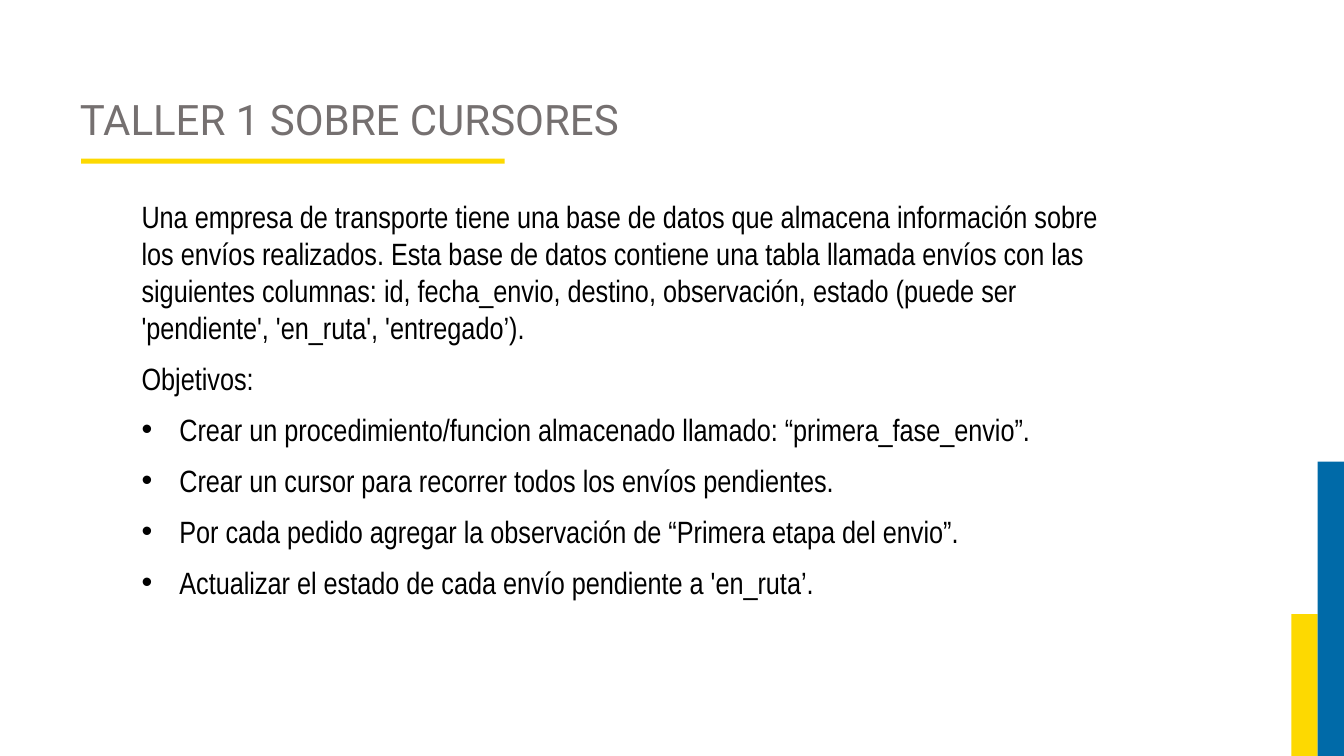
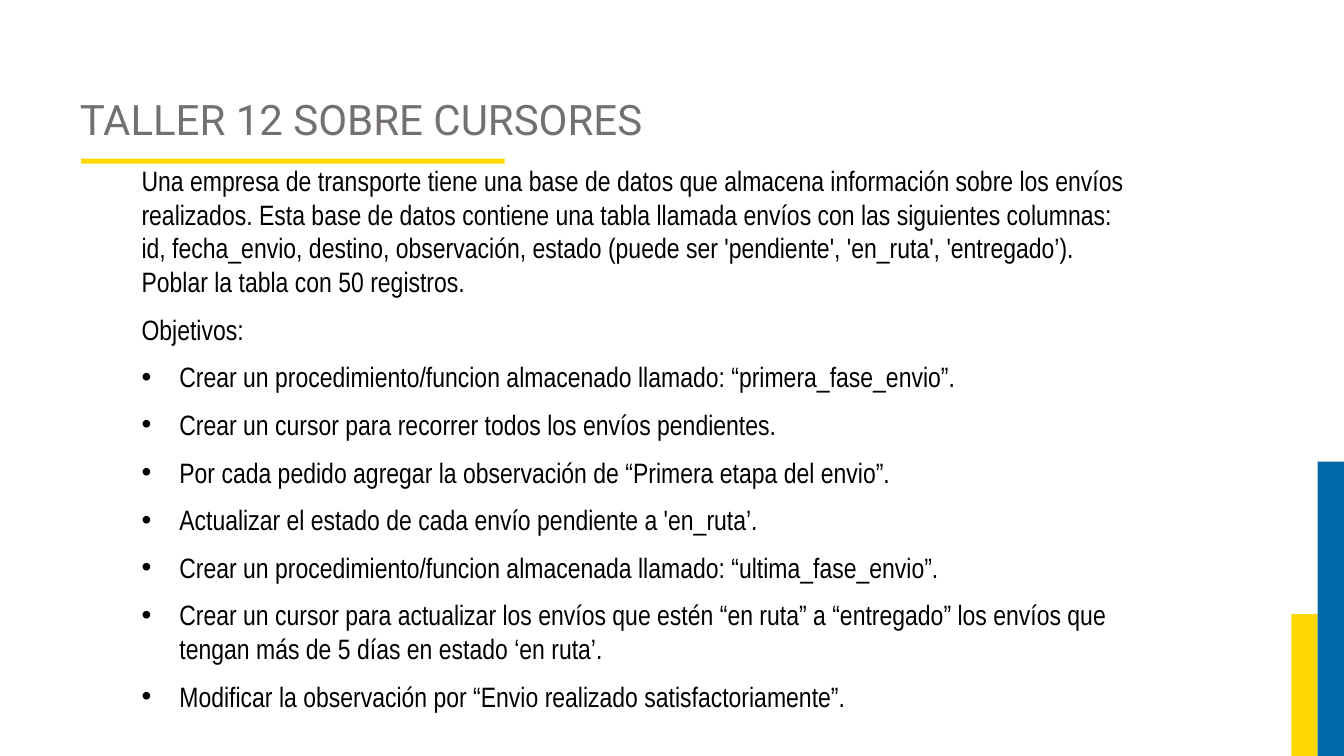
Before and after one commit to JorgeAlejandroAguirreGutierrez/proyecto-luis, a slide deck: slide 95 of Curso Base de Datos 2/DIAPOSITIVAS BASES DE DATOS 2.pptx (slide 106 before the commit). Drawn at 1344x756 pixels with LibreOffice and Linux fonts; fonts in the diff are those of the drawing; background and template pictures are left out. Boxes give left, top, right and bottom in pixels: in the first picture for what was removed or moved away, otherwise in the second. Text is boxed around its words. In the diff, an @@ line names an element or a change of style, - is before the commit and + after.

```diff
--- a/Curso Base de Datos 2/DIAPOSITIVAS BASES DE DATOS 2.pptx
+++ b/Curso Base de Datos 2/DIAPOSITIVAS BASES DE DATOS 2.pptx
@@ title at (80,105,642,136): text changed @@
-TALLER 1 SOBRE CURSORES
+TALLER 12 SOBRE CURSORES
@@ text "Una empresa de transporte tiene ...": place and size @@
-text "Una empresa de transporte tiene ..." at (142,205,1097,600)
+text "Una empresa de transporte tiene ..." at (142,170,1123,712)
@@ text at (142,170,1123,298): text changed; size 22 to 20 pt @@
-Una empresa de transporte tiene una base de datos que almacena información sobre los envíos realizados. Esta base de datos contiene una tabla llamada envíos con las siguientes columnas: id, fecha_envio, destino, observación, estado (puede ser 'pendiente', 'en_ruta', 'entregado’).
+Una empresa de transporte tiene una base de datos que almacena información sobre los envíos realizados. Esta base de datos contiene una tabla llamada envíos con las siguientes columnas: id, fecha_envio, destino, observación, estado (puede ser 'pendiente', 'en_ruta', 'entregado’). Poblar la tabla con 50 registros.
@@ text at (142,319,955,536): size 22 to 20 pt in "Objetivos:", "Crear un procedimiento/funcion almacenado llamado: “primera_ ...", "Crear un cursor para recorrer todos los ...", "Por cada pedido agregar la observación de ..." and 1 more places @@
@@ text at (179,557,1105,712): paragraphs added @@
+• Crear un procedimiento/funcion almacenada llamado: “ultima_fase_envio”.
+• Crear un cursor para actualizar los envíos que estén “en ruta” a “entregado” los envíos que tengan más de 5 días en estado ‘en ruta’.
+• Modificar la observación por “Envio realizado satisfactoriamente”.
```
Also in this commit, not shown: 19 other slides changed, 44 slides added, 20 slides removed, 13 other files.
